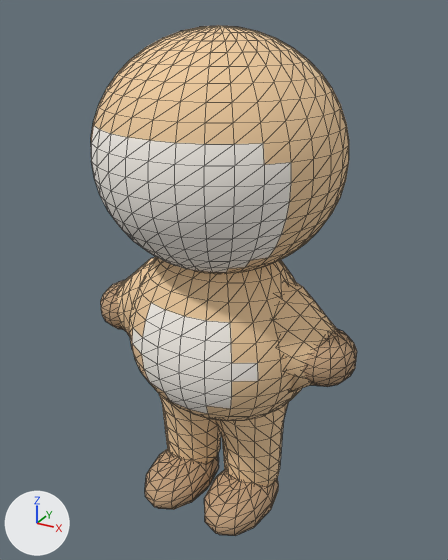
An edit to the glTF model character-studio/src/assets/anatomy/body-biped-round.glb, drawn before and after from the same camera.
The view is the same before and after, from a 50 mm lens placed at (0.505, -0.903, 0.919), pointed at (0.002, 0.013, 0.462). The axes (+X, +Y, +Z) are drawn at lower left. The lights are the same throughout. The picture after the commit comes second. Mesh edges are drawn as thin lines. Vertices at exactly the same position are counted once.

The first picture shows 'body', 'body_hips', 'body_torso', 'body_upperLegs'.
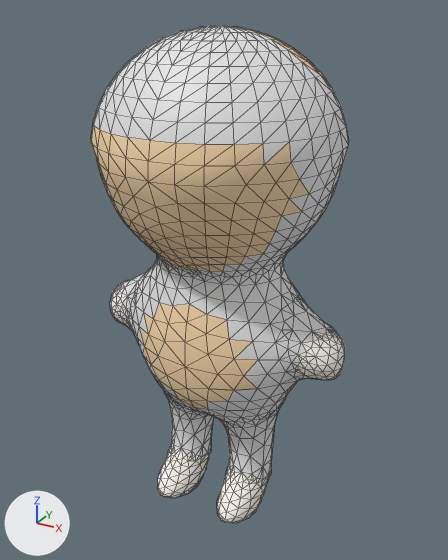
Pixel boxes [x1, y1, x2, y2] of what changed, in the pictures (448 x 560 px; the box of a moved part takes in the faces that stretch with it):
'body', reshaped: before [91, 26, 357, 536]; after [91, 26, 349, 523]
'body_torso', reshaped (9% wider): before [129, 257, 296, 397]; after [126, 256, 308, 390]
'body_hips', reshaped (8% narrower, 17% taller): before [135, 359, 302, 421]; after [143, 355, 297, 428]
'body_upperLegs', reshaped: before [159, 394, 288, 458]; after [164, 392, 287, 455]
part 1 of me_body, rebuilt: before [273, 281, 338, 392]; after [249, 277, 345, 381]
part 2 of me_body, rebuilt: before [117, 257, 156, 337]; after [110, 259, 157, 328]
part 3 of me_body, added: after [158, 416, 214, 498]
part 4 of me_body, added: after [217, 427, 275, 523]
part 5 of me_body, deleted (beige): before [303, 329, 357, 387]
part 6 of me_body, deleted (beige): before [101, 280, 124, 330]
part 7 of me_body, moved or reshaped: before [91, 144, 343, 274]; after [92, 144, 343, 283]
part 8 of me_body, deleted (beige): before [145, 420, 282, 536]
part 9 of me_body, recoloured (beige to white): before [150, 26, 349, 230]; after [150, 26, 349, 203]
part 10 of me_body, recoloured (white to beige): before [100, 141, 291, 256]; after [106, 141, 309, 264]
part 11 of me_body, recoloured: before [154, 202, 289, 271]; after [241, 194, 318, 264]
part 14 of me_body_upperlegs, rebuilt: before [215, 403, 288, 458]; after [214, 411, 279, 455]
part 15 of me_body_upperlegs, rebuilt: before [159, 394, 217, 436]; after [164, 392, 214, 434]
part 16 of me_body_upperlegs, added: after [246, 396, 287, 415]

What changed in the scene script:
```text
Change me_body:
    remove me_body.from_pydata(...)  # 1384 vertices, 2712 faces; spans x -0.264..0.264, y -0.204..0.204, z -0.02..0.894
    remove me_body.materials.append(mat_preview_accenta)  # beige #c2a07d
    add me_body.from_pydata(...)  # 1295 vertices, 2363 faces; spans x -0.243..0.243, y -0.204..0.204, z -0.012..0.894
    me_body part 1: the loose piece of 110 vertices spanning x 0.042..0.249, y -0.07..0.07, z 0.286..0.492 is rebuilt with 170 vertices and now spans x 0.1..0.243, y -0.086..0.086, z 0.319..0.5
    me_body part 2: the loose piece of 110 vertices spanning x -0.249..-0.042, y -0.07..0.07, z 0.286..0.492 is rebuilt with 170 vertices and now spans x -0.243..-0.1, y -0.086..0.086, z 0.319..0.5
    me_body part 3: a new loose piece of 155 vertices spanning x -0.115..-0.021, y -0.114..0.049, z -0.012..0.173
    me_body part 4: a new loose piece of 153 vertices spanning x 0.014..0.112, y -0.114..0.048, z -0.012..0.173
    me_body part 5: the loose piece of 98 vertices spanning x 0.158..0.264, y -0.061..0.053, z 0.319..0.418 is deleted
    me_body part 6: the loose piece of 98 vertices spanning x -0.264..-0.158, y -0.061..0.053, z 0.319..0.418 is deleted
    me_body part 7: 150 vertices moved from x -0.215..0.215, y -0.202..0.202, z 0.529..0.696 to x -0.206..0.206, y -0.189..0.189, z 0.532..0.699; 193 vertices removed from x -0.202..0.202, y -0.192..0.192, z 0.497..0.696; 166 vertices added at x -0.208..0.208, y -0.189..0.189, z 0.503..0.7
    me_body part 8: 294 vertices removed from x -0.135..0.135, y -0.142..0.07, z -0.02..0.14
    me_body part 9: 361 faces spanning x -0.212..0.212, y -0.196..0.204, z 0.541..0.894 switch from mat_preview_primary (beige #f5d0a2) to no material
    me_body part 10: 74 faces spanning x -0.177..0.188, y -0.204..-0.067, z 0.549..0.751 switch from mat_preview_belly (white #fef9f1) to mat_preview_secondary (beige #f8d8ad)
    me_body part 11: 22 faces spanning x 0.091..0.192, y -0.105..0.0, z 0.541..0.669 switch from mat_preview_belly (white #fef9f1) to no material
Change me_body_hips:
    remove me_body_hips.from_pydata(...)  # 169 vertices, 312 faces; spans x -0.18..0.18, y -0.14..0.14, z 0.19..0.316
    remove me_body_hips.materials.append(mat_preview_primary)  # beige #f5d0a2
    add me_body_hips.from_pydata(...)  # 229 vertices, 325 faces; spans x -0.187..0.187, y -0.123..0.123, z 0.171..0.35
    me_body_hips part 12: 169 vertices removed from x -0.18..0.18, y -0.14..0.14, z 0.19..0.316; 229 vertices added at x -0.187..0.187, y -0.123..0.123, z 0.171..0.35
    add me_body_hips.materials.append(mat_preview_secondary)  # beige #f8d8ad
Change me_body_torso:
    remove me_body_torso.from_pydata(...)  # 265 vertices, 504 faces; spans x -0.183..0.183, y -0.142..0.142, z 0.316..0.573
    add me_body_torso.from_pydata(...)  # 269 vertices, 338 faces; spans x -0.19..0.194, y -0.123..0.123, z 0.315..0.522
    me_body_torso part 13: 265 vertices removed from x -0.183..0.183, y -0.142..0.142, z 0.316..0.573; 269 vertices added at x -0.19..0.194, y -0.123..0.123, z 0.315..0.522
    remove me_body_torso.materials.append(mat_preview_belly)  # white #fef9f1
Change me_body_upperlegs:
    remove me_body_upperlegs.from_pydata(...)  # 146 vertices, 264 faces; spans x -0.138..0.138, y -0.07..0.077, z 0.136..0.31
    remove me_body_upperlegs.materials.append(mat_preview_primary)  # beige #f5d0a2
    add me_body_upperlegs.from_pydata(...)  # 161 vertices, 150 faces; spans x -0.142..0.142, y -0.078..0.079, z 0.124..0.265
    me_body_upperlegs part 14: the loose piece of 73 vertices spanning x -0.007..0.138, y -0.07..0.077, z 0.136..0.31 is rebuilt with 62 vertices and now spans x 0.007..0.124, y -0.066..0.07, z 0.126..0.226
    me_body_upperlegs part 15: the loose piece of 73 vertices spanning x -0.138..0.007, y -0.07..0.077, z 0.136..0.31 is rebuilt with 82 vertices and now spans x -0.142..-0.006, y -0.066..0.079, z 0.124..0.264
    me_body_upperlegs part 16: 14 vertices added at x 0.093..0.142, y -0.078..0.079, z 0.239..0.265
    other edits to the shape of me_body_upperlegs do not show in these pictures
```
